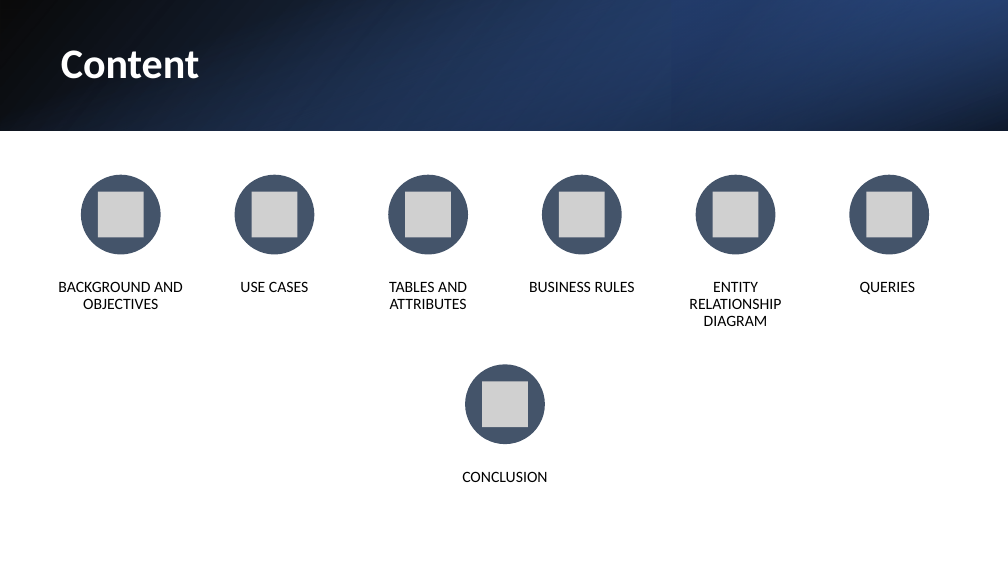
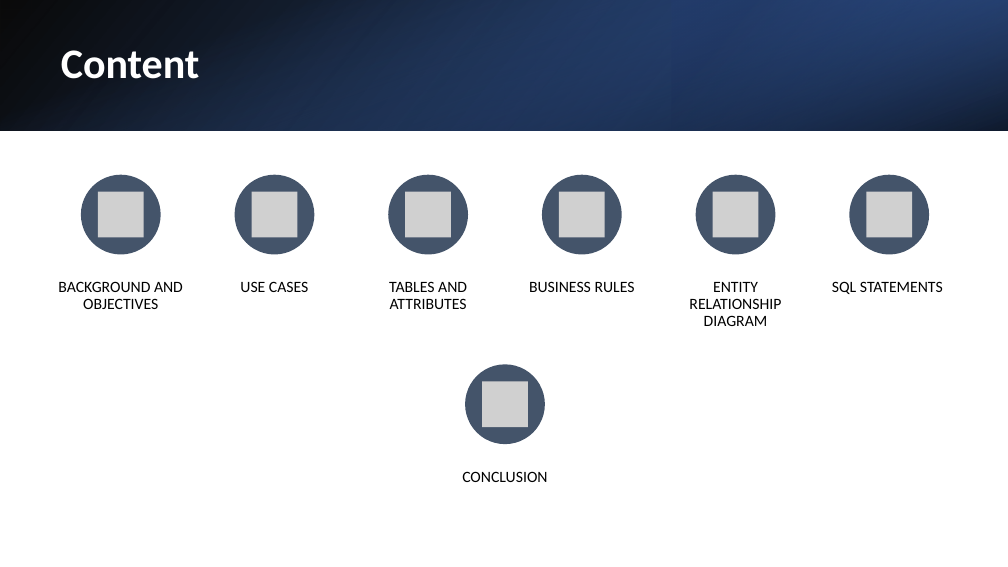
Before and after one commit to shailesh1210/MET-CS-669-Group-Project, a slide deck: slide 2 of MET_CS_669_Presentation_ Bus_reservation.pptx. Drawn at 1008x567 pixels with LibreOffice and Linux fonts; fonts in the diff are those of the drawing; grey boxes stand for pictures. Boxes give left, top, right and bottom in pixels: in the first picture for what was removed or moved away, otherwise in the second. Text is boxed around its words. In the diff, an @@ line names an element or a change of style, - is before the commit and + after.

```diff
--- a/MET_CS_669_Presentation_ Bus_reservation.pptx
+++ b/MET_CS_669_Presentation_ Bus_reservation.pptx
@@ text at (832, 281, 943, 294): text changed @@
-QUERIES
+SQL STATEMENTS
```
Also in this commit, not shown: 3 slides added.
